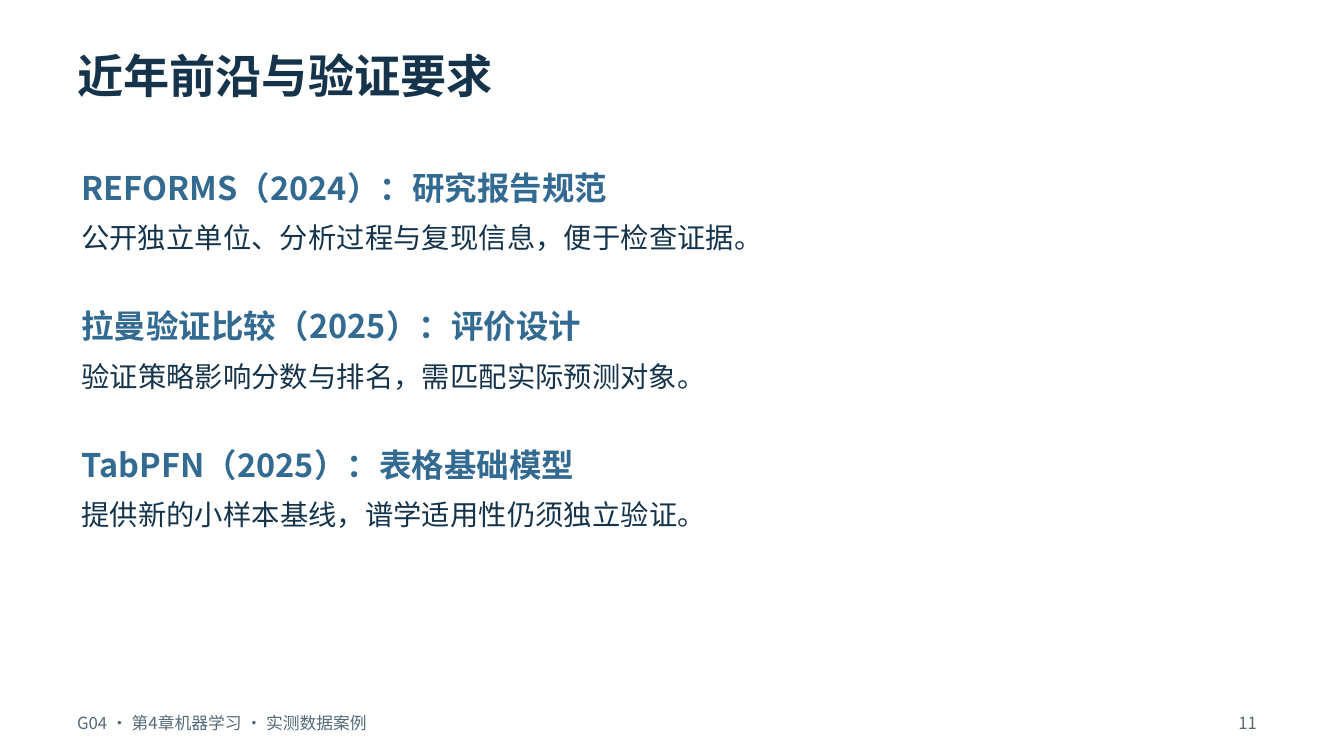
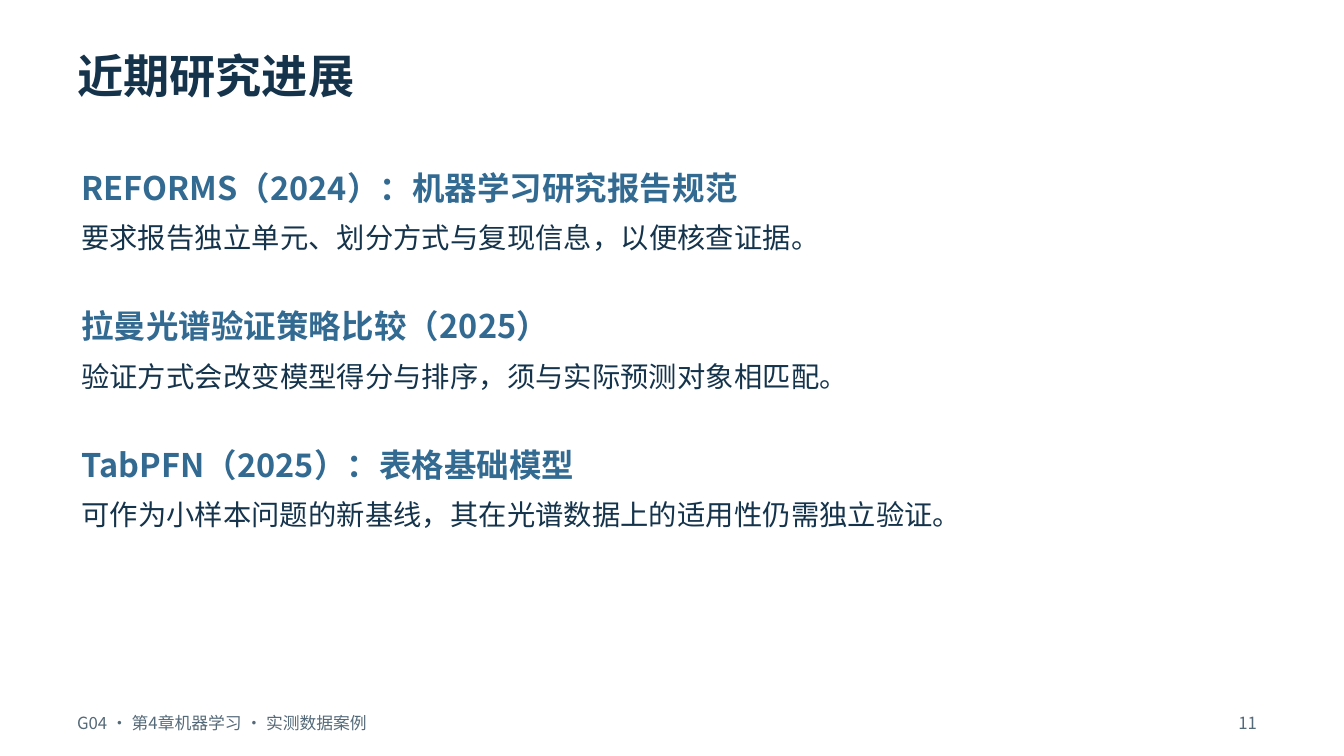
Before and after one commit to hachimi-rabbit/intelligent-analytical-chemistry, a slide deck: slide 11 of resources/annual/2026-2027/student-reports/ch04/G04-Raman-Real-Report.pptx. Drawn at 1344x756 pixels with LibreOffice and Linux fonts; fonts in the diff are those of the drawing. Boxes give left, top, right and bottom in pixels: in the first picture for what was removed or moved away, otherwise in the second. Text is boxed around its words. In the diff, an @@ line names an element or a change of style, - is before the commit and + after.

```diff
--- a/resources/annual/2026-2027/student-reports/ch04/G04-Raman-Real-Report.pptx
+++ b/resources/annual/2026-2027/student-reports/ch04/G04-Raman-Real-Report.pptx
@@ text at (77,53,354,98): text changed @@
-近年前沿与验证要求
+近期研究进展
@@ text at (81,172,737,203): text changed @@
-REFORMS（2024）：研究报告规范
+REFORMS（2024）：机器学习研究报告规范
@@ text at (81,224,819,251): text changed @@
-公开独立单位、分析过程与复现信息，便于检查证据。
+要求报告独立单元、划分方式与复现信息，以便核查证据。
@@ text at (81,310,549,341): text changed @@
-拉曼验证比较（2025）：评价设计
+拉曼光谱验证策略比较（2025）
@@ text at (81,363,847,390): text changed @@
-验证策略影响分数与排名，需匹配实际预测对象。
+验证方式会改变模型得分与排序，须与实际预测对象相匹配。
@@ text at (81,501,961,528): text changed @@
-提供新的小样本基线，谱学适用性仍须独立验证。
+可作为小样本问题的新基线，其在光谱数据上的适用性仍需独立验证。
```
Also in this commit, not shown: 9 other slides changed, 2 slides added, 2 slides removed, 5 other files.
